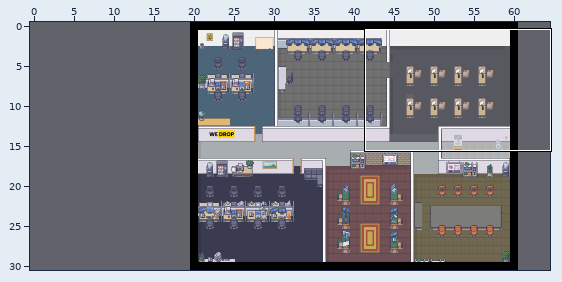
Tiled map (JSON) -- office.tmj. Above, an overview of the earlier version with the close-up marked.
Close-up. The starting point:
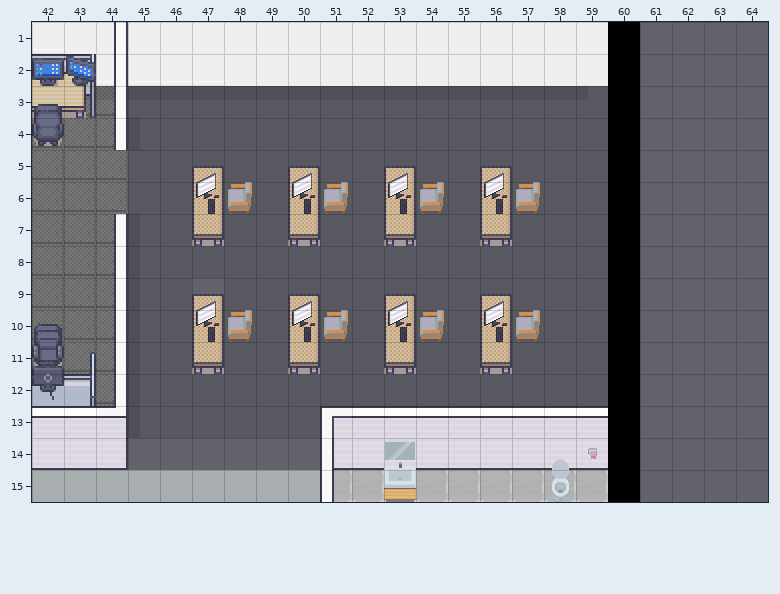
Cells are 32x32 px. Shown: x 42..64, y 1..15. The commit also changed other parts of the map, which this record leaves out. The old version is drawn lined up with the new one.
After:
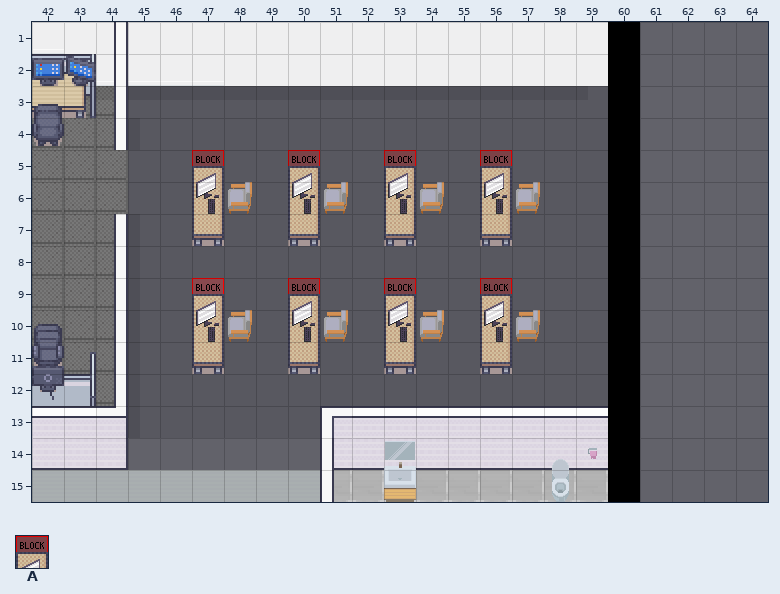
Key: from "WA_Special_Zones": A 2.
_ is an empty cell.
Tiles of an added or newly shown layer are drawn over the layers below it.
See-through tiles are keyed as they look on the map.
The edit:
map size 41x31 -> 61x31 cells (old content now starts at 20,0; both pictures use the new coordinates)
Layer "collisions" (now shown):
y 5: x 47 _ -> A; x 50 _ -> A; x 53 _ -> A; x 56 _ -> A
y 9: x 47 _ -> A; x 50 _ -> A; x 53 _ -> A; x 56 _ -> A
Where, in picture pixels (left, top, right, bottom), the same in both close-ups:
added: (192, 150, 224, 166)
added: (288, 150, 320, 166)
added: (384, 150, 416, 166)
added: (480, 150, 512, 166)
added: (192, 278, 224, 294)
added: (288, 278, 320, 294)
added: (384, 278, 416, 294)
added: (480, 278, 512, 294)
